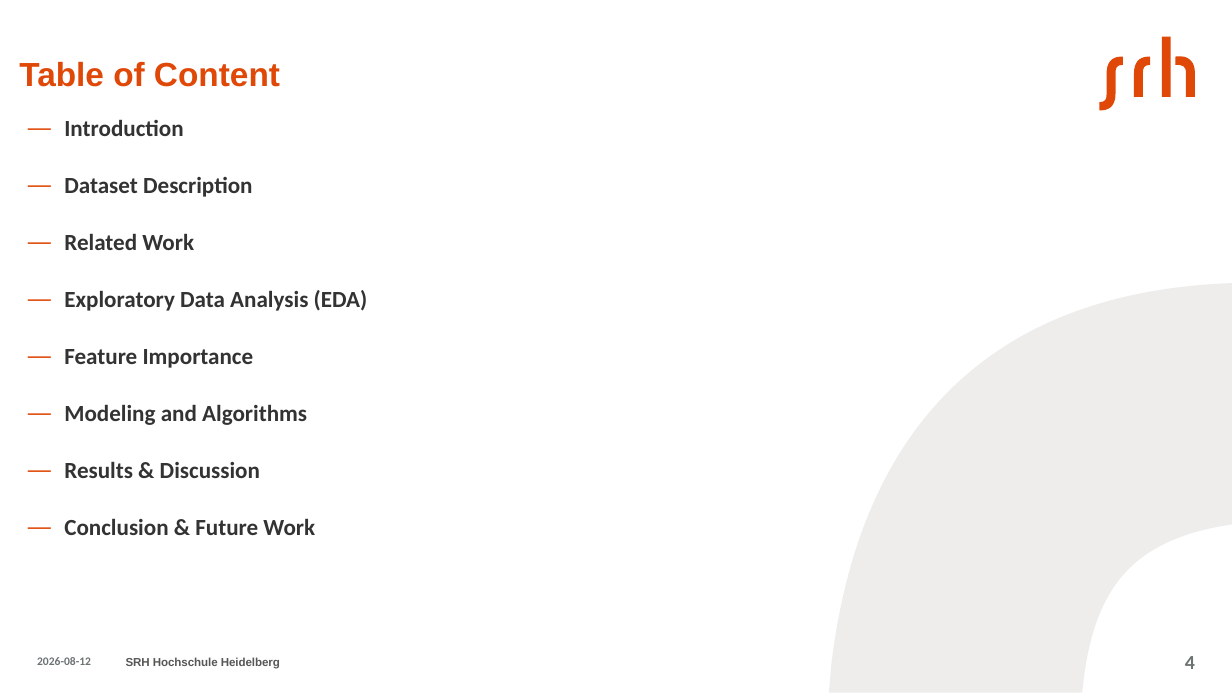
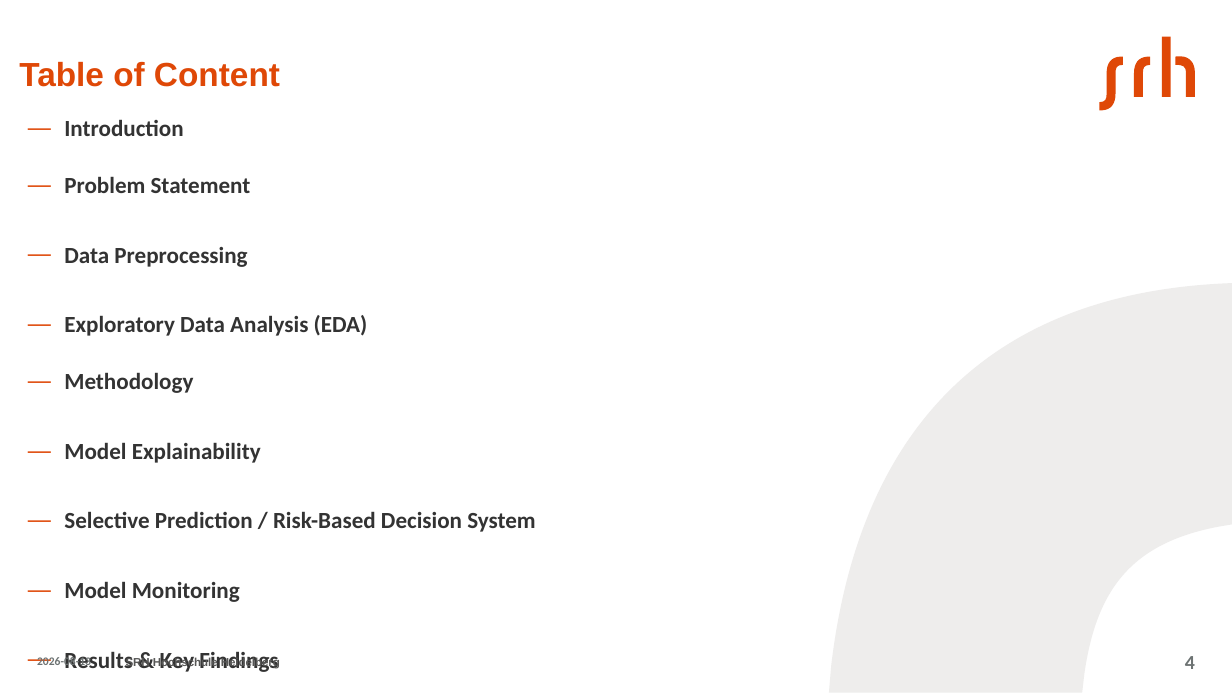
Before and after one commit to aminfeli/Thesis, a slide deck: slide 4 of presentation-.pptx. Drawn at 1232x693 pixels with LibreOffice and Linux fonts; fonts in the diff are those of the drawing. Boxes give left, top, right and bottom in pixels: in the first picture for what was removed or moved away, otherwise in the second. Text is boxed around its words. In the diff, an @@ line names an element or a change of style, - is before the commit and + after.

```diff
--- a/presentation-.pptx
+++ b/presentation-.pptx
@@ text at (64,176,251,267): text changed @@
-  — Dataset Description
-  — Related Work
+  — Problem Statement
+  — Data Preprocessing
@@ text at (64,372,535,672): text changed @@
-  — Feature Importance
-  — Modeling and Algorithms
-  — Results & Discussion
-  — Conclusion & Future Work
+  — Methodology
+  — Model Explainability
+  — Selective Prediction / Risk-Based Decision System
+  — Model Monitoring
+  — Results & Key Findings
@@ text at (37,655,91,668): text changed @@
-2026-08-12
+2026-08-13
```
Also in this commit, not shown: 30 other slides changed, 1 slide added, 3 slides removed, 3 other files.
